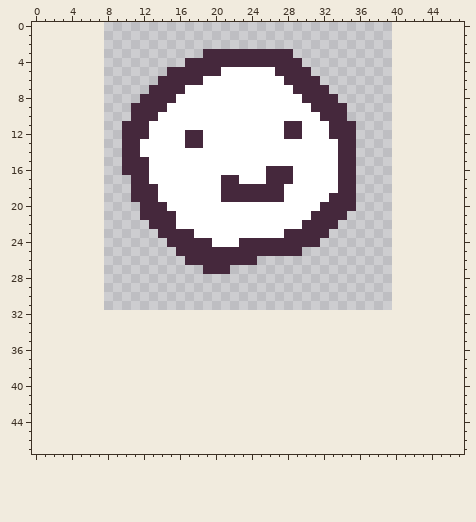
Two states of a pixel-art file, design/little_guy.aseprite. The first picture shows the starting point.
32x32 pixels, 1 frame. The old version is drawn lined up with the new one, on the new canvas.
Now the later version:
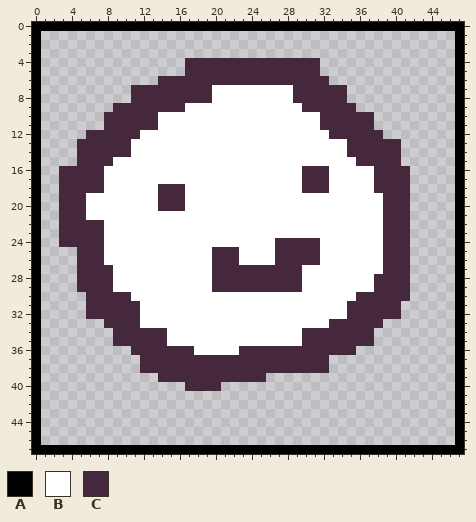
Palette (. is transparent): A #000000  B #ffffff  C #45283c
The edit:
canvas 32x32 -> 48x48, the old top-left corner now at 8,0
Changed rows in their new state; - is an unchanged pixel.
first column x 0:
 0 AAAAAAAAAAAAAAAAAAAAAAAAAAAAAAAAAAAAAAAAAAAAAAAA
 1 A----------------------------------------------A
 2 A----------------------------------------------A
 3 A------------------..........------------------A
 4 A-----------------------------CC---------------A
 5 A--------------..----CCCCCC----C---------------A
 6 A------------------CCCCCCCCC----C--------------A
 7 A----------CC----CCC-------------CC------------A
 8 A----------C----CCCC---------C----C------------A
 9 A--------CC----CC-------------C----C-----------A
10 A-------CCC------------------------CCC---------A
11 A-------CC---C--------------BB--C---CC---------A
12 A-----CCCC--B----BB---------BB------CCC--------A
13 A----CCCCC-B-----BB---------------B-CCCCC------A
14 A----CCCCC-B----------------------B-CCCCC------A
15 A----CCCCBBBB---------------------BBCCCCC------A
16 A--CCCCCBBBBB-------------BBB-CCC-BBBBCCCC-----A
17 A--CCCCCBBBBB--------BB---BBB-CCC-BBBBCCCC-----A
18 A--CCCCCBBBBBBCCC----BBBBBBB--CCC-BBBBCCCC-----A
19 A--CCCBBBBBBBBCCC----BBBBBBB-----BBBBBBCCC-----A
20 A--CCCBBBBBBBB-CC---------------BBBBBBBCCC-----A
21 A--CCCBBBBBBBBBB---------------BBBBBBBBCCC-----A
22 A--CCCCCBBBBBBBB--------------BBBBBBBBBCCC-----A
23 A--CCCCCBBBBBBBBBB----------BBBBBBBBBBBCCC-----A
24 A--CCCCCBBBBBBBBBBBB---BBBB-----BBBBBBBCCC-----A
25 A----CCCBBBBBBBBBBBB---BBBB---CCBBBBBBBCCC-----A
26 A----CCCBBBBBBBBBBBB---BBBBCCCCCBBBBBBBCCC-----A
27 A----CCCCBBBBBBBBBBB--CCCCCCCCBBBBBBBBBCCC-----A
28 A----CCCCBBBBBBBBBBBCCCCCCCCCCBBBBBBBBCCCC-----A
29 A----CCCCBBBBBBBBBBBCCCCCCCCCCBBBBBBBBCCCC-----A
30 A-----CCCCCBBBBBBBBBBBBBBBBBBBBBBBBBCCCCCC-----A
31 A-----CCCCCCBBBBBBBBBBBBBBBBBBBBBBBCCCCCC------A
32 A-----CCCCCCBBBBBBBBBBBBBBBBBBBBBBBCCCCCC------A
33 A-------CCCCBBBBBBBBBBBBBBBBBBBBBCCCCCC--------A
34 A--------CCCCCCBBBBBBBBBBBBBBBCCCCCCCC---------A
35 A--------CCCCCCBBBBBBBBBBBBBBBCCCCCCCC---------A
36 A----------CCCCCCCBBBBBCCCCCCCCCCCCC-----------A
37 A-----------CCCCCCCCCCCCCCCCCCCCC--------------A
38 A-----------CCCCCCCCCCCCCCCCCCCCC--------------A
39 A-------------CCCCCCCCCCCC---------------------A
40 A----------------CCCC--------------------------A
41 A----------------------------------------------A
42 A----------------------------------------------A
43 A----------------------------------------------A
44 A----------------------------------------------A
45 A----------------------------------------------A
46 A----------------------------------------------A
47 AAAAAAAAAAAAAAAAAAAAAAAAAAAAAAAAAAAAAAAAAAAAAAAA
